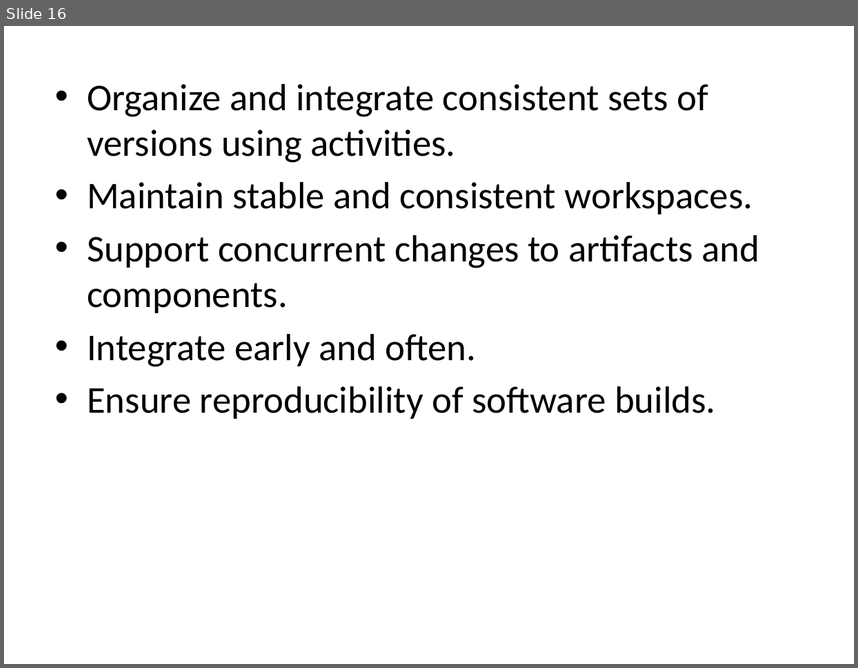
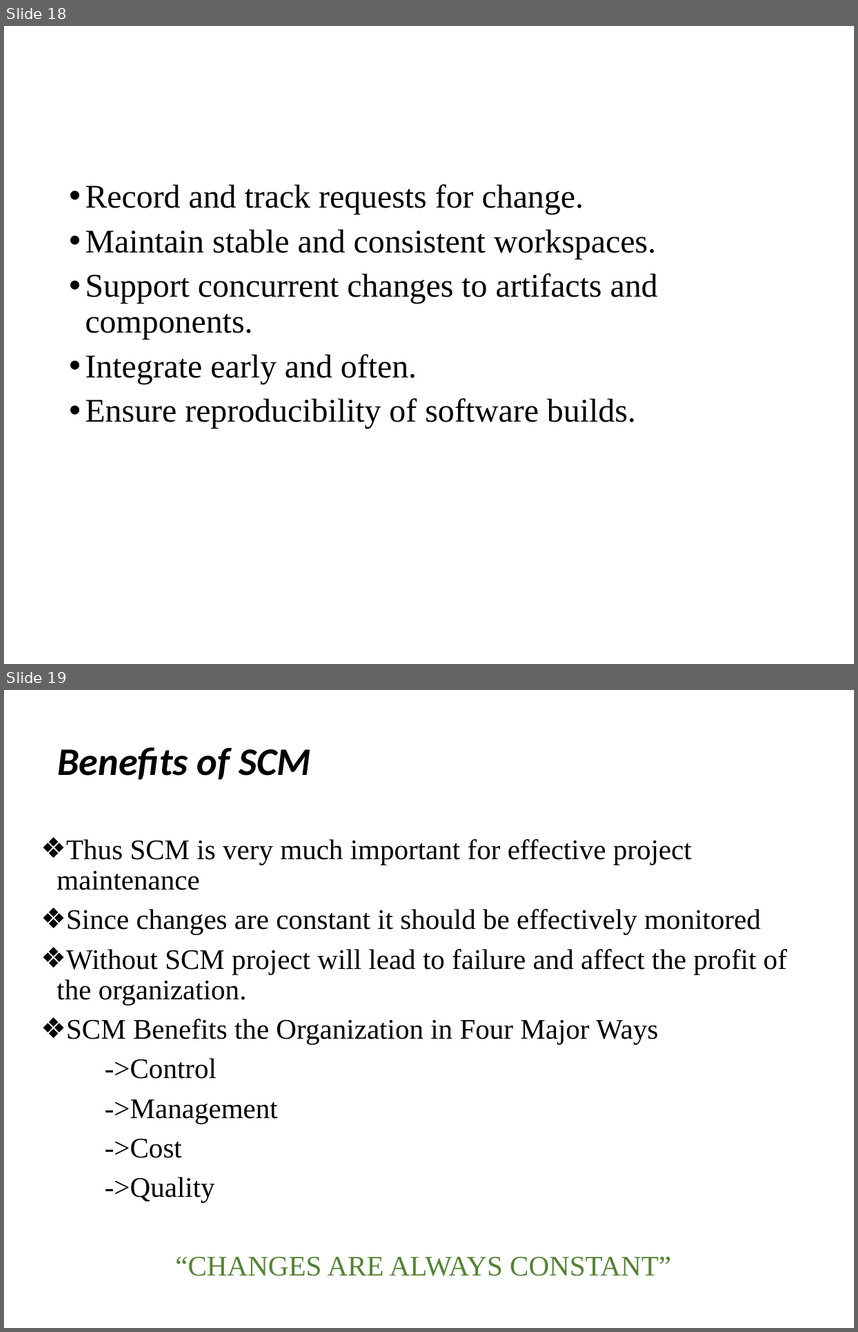
Before and after one commit to suvethaammu/suvethaammu, a slide deck: BEST PRACTICES OF SOTWARE CONFIGURATION MANAGEMENT.pptx. Shown one above the other, each under a label of ours: slide 16 before the commit, slides 18 and 19 after it. The pictures are 858x668 and 858x1332 pixels, drawn with LibreOffice and Linux fonts; fonts in the diff are those of the drawing. Boxes give left, top, right and bottom in pixels: in the first picture for what was removed or moved away, otherwise in the second. Text is boxed around its words. In the diff, an @@ line names an element or a change of style, - is before the commit and + after.

```diff
--- a/BEST PRACTICES OF SOTWARE CONFIGURATION MANAGEMENT.pptx
+++ b/BEST PRACTICES OF SOTWARE CONFIGURATION MANAGEMENT.pptx
@@ slide 19 added at box(4, 690, 854, 1328), background #FFFFFF @@
@@ title added at box(57, 747, 311, 780), 33 pt, text #000000, bold, italic @@
+Benefits of SCM
@@ text added at box(56, 839, 787, 1202), 24 pt, text #000000 @@
+❖ Thus SCM is very much important for effective project maintenance
+❖ Since changes are constant it should be effectively monitored
+❖ Without SCM project will lead to failure and affect the profit of the organization.
+❖ SCM Benefits the Organization in Four Major Ways
+->Control
+->Management
+->Cost
+->Quality
+“CHANGES ARE ALWAYS CONSTANT”
@@ what was slide 16 is now slide 18 @@
@@ slide 18 changed as well @@
@@ text "Record and track requests for ...": place and size @@
-text "Record and track requests for ..." at box(87, 84, 760, 419)
+text "Record and track requests for ..." at box(85, 184, 658, 428)
@@ text at box(85, 184, 584, 214): text changed; size 32 to 28 pt; font Calibri to Times New Roman @@
-• Organize and integrate consistent sets of versions using activities.
+• Record and track requests for change.
@@ text at box(85, 229, 658, 428): size 32 to 28 pt, font Calibri to Times New Roman in "Maintain stable and consistent workspaces.", "Support concurrent changes to artifacts and components.", "Integrate early and often.", "Ensure reproducibility of software builds."; indent changed; line spacing 1 to 0.9; more space between paragraphs @@
```
Also in this commit, not shown: 8 other slides changed, 10 other slides added, 12 slides removed.
